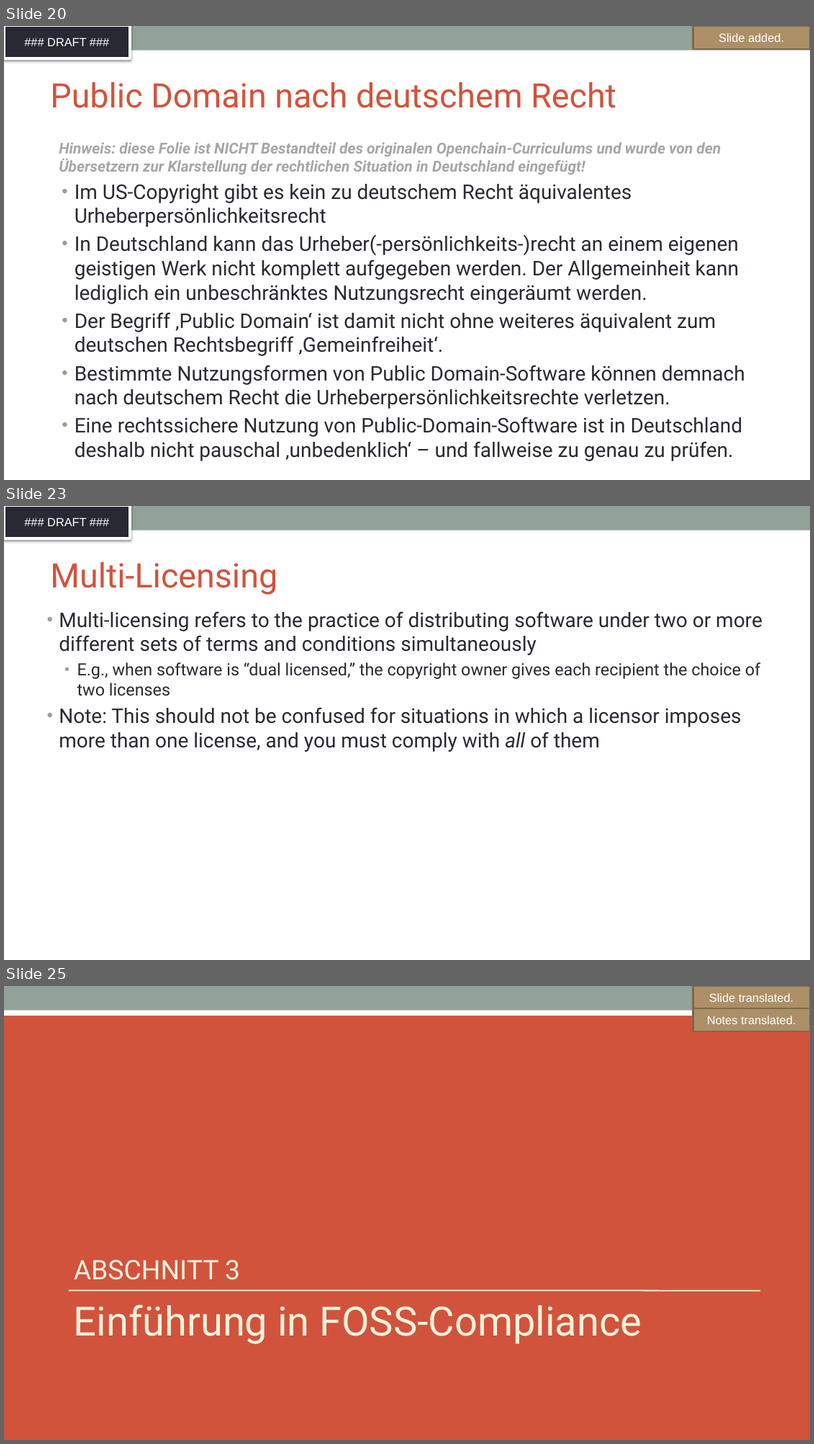
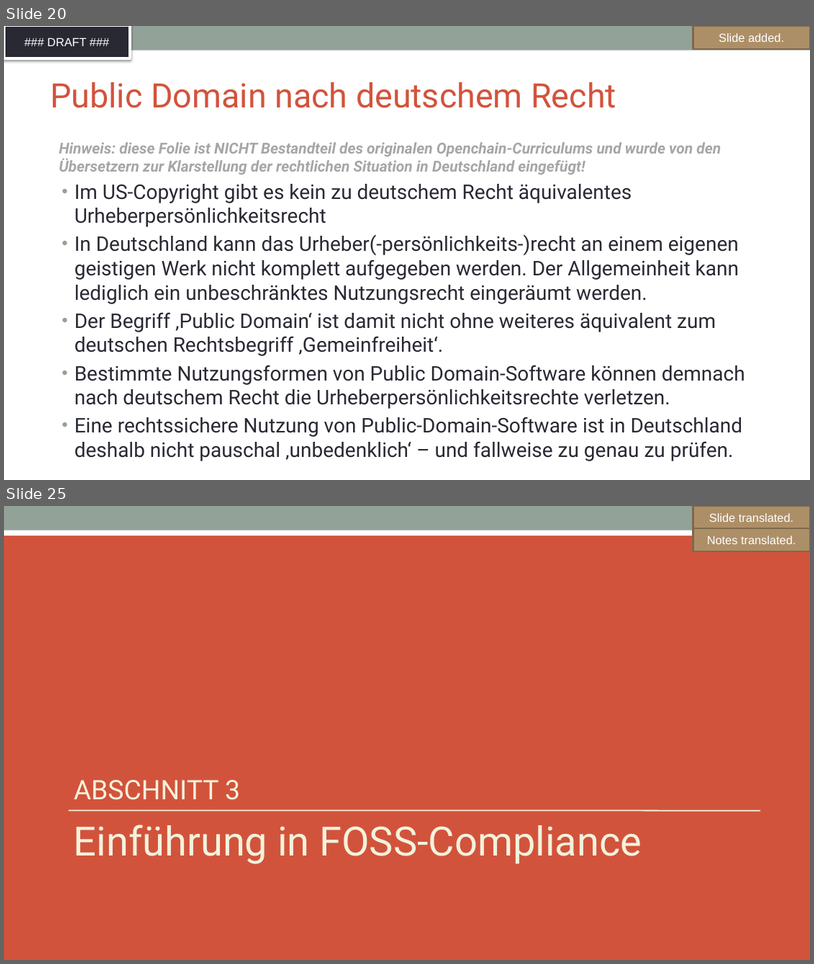
Before and after one commit to SThanheiser/curriculum, a slide deck: translation-DE/slides/DFT_openchain-curriculum-for-1-1_GER.pptx. Shown one above the other, each under a label of ours: slides 20, 23 and 25 before the commit, slides 20 and 25 after it; the slides between them are not shown. The pictures are 814x1444 and 814x964 pixels, drawn with LibreOffice and Linux fonts; fonts in the diff are those of the drawing; background and template pictures are left out. Boxes give left, top, right and bottom in pixels: in the first picture for what was removed or moved away, otherwise in the second. Text is boxed around its words. In the diff, an @@ line names an element or a change of style, - is before the commit and + after.

Commit message:
translation of slides 22-24, 26, minor fixes elsewhere

```diff
--- a/translation-DE/slides/DFT_openchain-curriculum-for-1-1_GER.pptx
+++ b/translation-DE/slides/DFT_openchain-curriculum-for-1-1_GER.pptx
@@ slide 23 removed at (4, 506, 810, 960), background #FFFFFF; not listed: 2 template elements that a slide beside it also shows @@
@@ title removed at (50, 562, 278, 595) @@
-Multi-Licensing
@@ text removed at (59, 611, 763, 752) @@
-• Multi-licensing refers to the practice of distributing software under two or more different sets of terms and conditions simultaneously
-  • E.g., when software is “dual licensed,” the copyright owner gives each recipient the choice of two licenses
-• Note: This should not be confused for situations in which a licensor imposes more than one license, and you must comply with all of them
```
Also in this commit, not shown: 3 slides changed, 3 slides added, 2 other slides removed.
